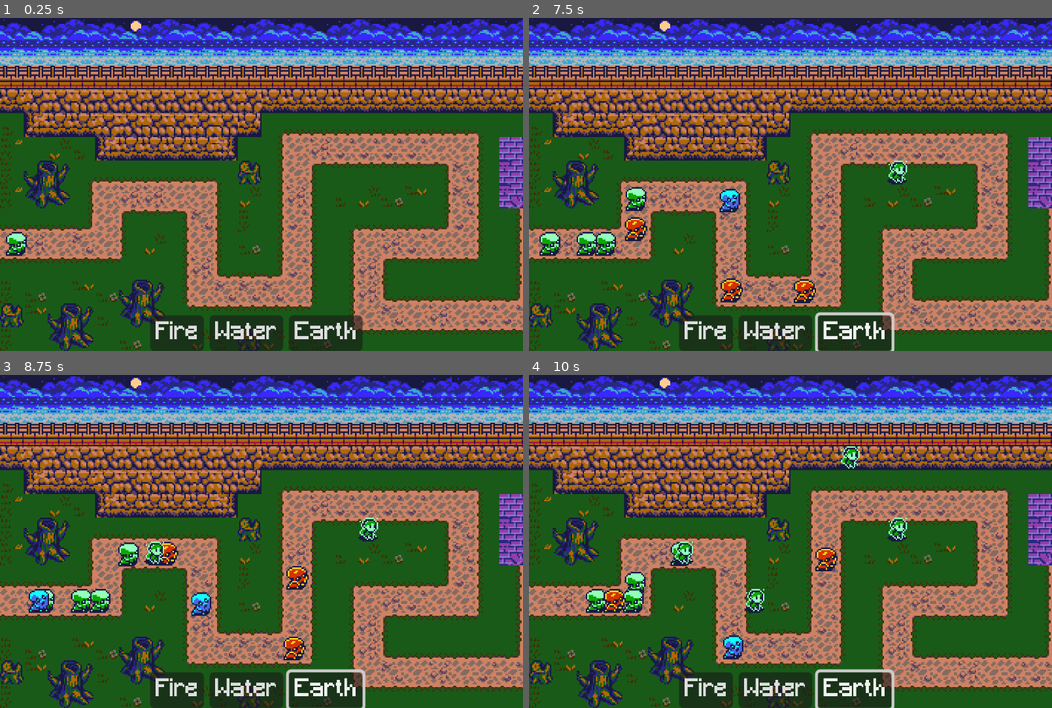
Above: before the commit, frames 1-4 (two rows, left to right).
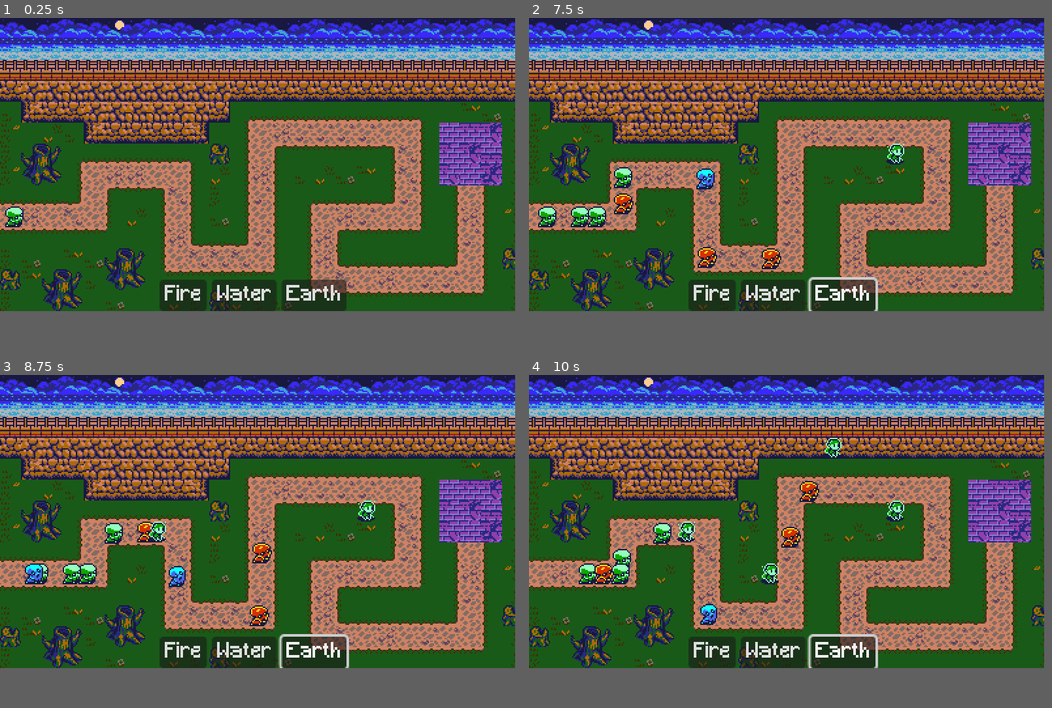
Above: after the commit, the same moments.

Repository: jake6724/tower_defense_jam
Game: Godot game, scene res://scenes/Main.tscn
The game is run twice, just before and just after one commit, with the same random seed, the same clock (stepped at 60 frames per second) and the same inputs.
Inputs (mouse positions are in pixels of both pictures, inside the frame that each line leads up to):
- Up to frame 1 (0.25 s): no input
- Up to frame 2 (7.5 s): click "Fire" at 0.5 s; click "Water" at 1.25 s; click "Earth" at 2 s; click "Fire" at 2.75 s; click "Water" at 3.5 s; click "Earth" at 4.25 s; click "Fire" at 5 s; click "Water" at 5.75 s; click "Earth" at 6.5 s; move the mouse to (905, 167) at 7.27 s; click (905, 167) at 7.35 s
- Up to frame 3 (8.75 s): drag from (156, 558) to (298, 634) at 8.02 s
- Up to frame 4 (10 s): move the mouse to (842, 468) at 8.77 s; tap D (move_camera_right) at 8.85 s; click (842, 468) at 8.92 s; drag from (764, 608) to (633, 594) at 9.52 s
The window is 800x509 before the commit and 788x448 after it. Grey fills any space a smaller window leaves; there, only what the larger window draws over its background counts as a difference.

The runs differ from the first frame. In frame 1, 71% of the frame differs, in the area x 0-100%, y 0-100%; in frame 2, 71%; in frame 3, 72%; in frame 4, 72%.

Commit message:
Export testing

Diff:
--- a/project.godot
+++ b/project.godot
@@ -22,10 +22,11 @@
 
 [display]
 
-window/size/viewport_width=352
+window/size/viewport_width=394
 window/size/viewport_height=224
 window/size/mode=3
-window/stretch/mode="canvas_items"
+window/stretch/mode="viewport"
+window/stretch/aspect="expand"
 window/stretch/scale_mode="integer"
 
 [input]
--- a/scenes/enemies/WaterEnemy.tscn
+++ b/scenes/enemies/WaterEnemy.tscn
@@ -13,6 +13,7 @@
 
 [node name="Sprite2D" type="Sprite2D" parent="."]
 texture_filter = 1
+texture_repeat = 1
 scale = Vector2(0.970872, 0.994218)
 texture = ExtResource("2_lo6ju")
 centered = false
Binary file added: docs/index.apple-touch-icon.png
Not shown, added: docs/index.apple-touch-icon.png.import
Binary file added: docs/index.icon.png
Not shown, added: docs/index.icon.png.import
Binary file added: docs/index.png
Not shown, added: docs/index.png.import
Not shown, added: export_presets.cfg
Not shown, added: docs/index.audio.position.worklet.js
Not shown, added: docs/index.audio.worklet.js
Not shown, added: docs/index.html
Not shown, added: docs/index.js
Not shown, added: docs/index.pck
(and 1 more such lines)
